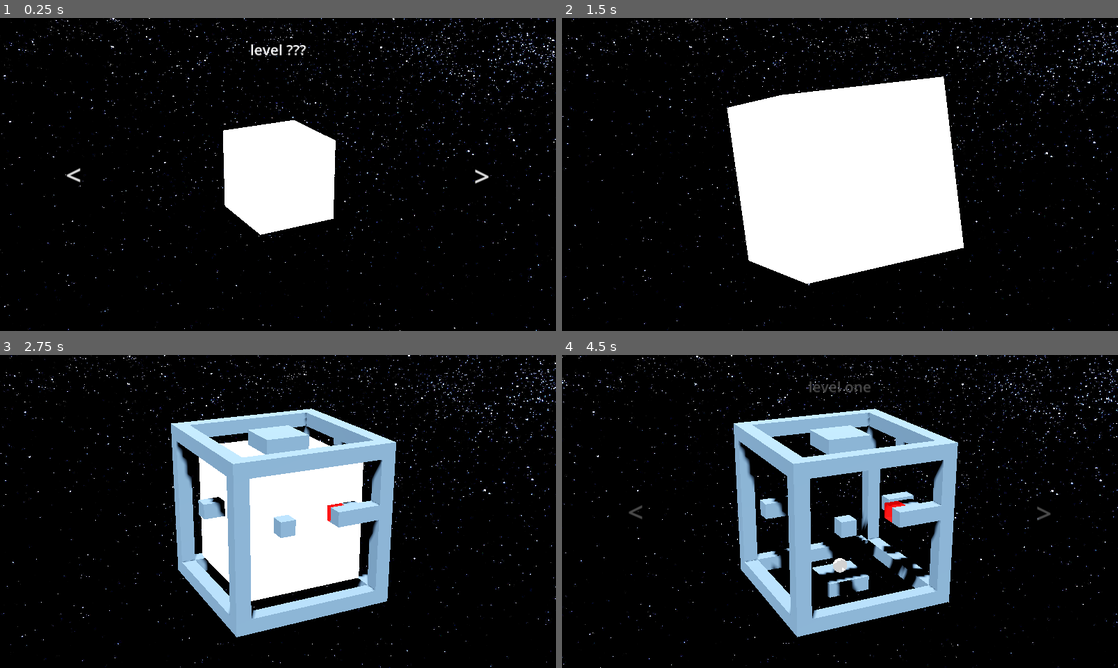
Above: before the commit, frames 1-4 (two rows, left to right).
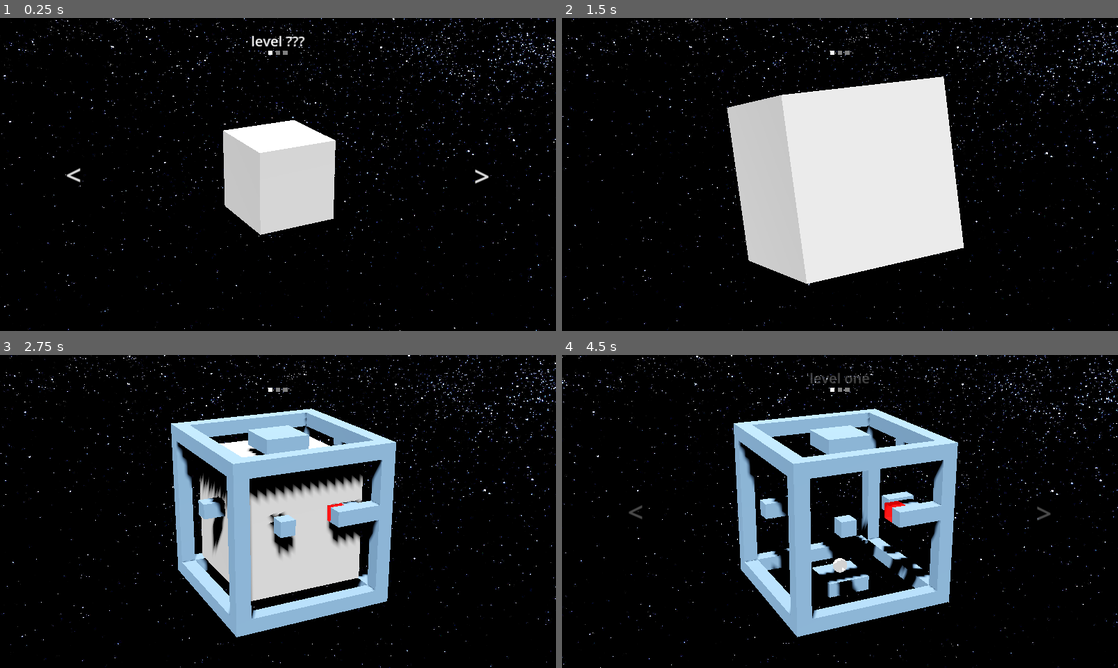
Above: after the commit, the same moments.

Repository: TheNickOfTime/design-challenge-nov
Game: Godot game, scene res://Scenes/puzzle_box_test.tscn
The game is run twice, just before and just after one commit, with the same random seed, the same clock (stepped at 60 frames per second) and the same inputs.
Inputs (mouse positions are in pixels of both pictures, inside the frame that each line leads up to):
- Up to frame 1 (0.25 s): no input
- Up to frame 2 (1.5 s): move the mouse to (962, 158) at 0.52 s; hold D (rotate_cube_right) 0.53-1.28 s; hold Up (rotate_cube) 0.53-1.28 s; click (962, 158) at 0.67 s; move the mouse to (728, 190) at 1.27 s; hold S (rotate_cube_down) from 1.28 s (still down); tap Up (rotate_cube) at 1.35 s
- Up to frame 3 (2.75 s): move the mouse to (333, 442) at 2.02 s; release S (rotate_cube_down) at 2.03 s; hold D (rotate_cube_right) from 2.03 s (still down); hold Up (rotate_cube) from 2.03 s (still down)
- Up to frame 4 (4.5 s): move the mouse to (812, 574) at 2.77 s; release D (rotate_cube_right) at 2.78 s; release Up (rotate_cube) at 2.78 s; hold W (rotate_cube_up) 2.78-3.53 s; tap Up (rotate_cube) at 2.85, 4.35 s; click (812, 574) at 2.92 s; tap Enter at 3.5 s; move the mouse to (1006, 558) at 3.52 s; hold Up (rotate_cube) 3.53-4.28 s; hold A (rotate_cube_left) from 3.53 s (still down); tap Space at 4.25 s; move the mouse to (673, 464) at 4.27 s

The runs differ from the first frame. In frame 1, 5.4% of the frame differs, in the area x 40-61%, y 5-70%; in frame 2, 5.5%; in frame 3, 8.2%, in the area x 35-66%, y 10-79%; in frame 4, 0.3%.
Error before the commit: Invalid access to property or key 'transform' on a base object of type 'null instance'. (res://Scripts/PuzzleBoxManager.gd:112)
Error after the commit: Invalid access to property or key 'transform' on a base object of type 'null instance'. (res://Scripts/PuzzleBoxManager.gd:104)

Commit message:
Adding level indicators to UI

Diff:
--- a/Scenes/puzzle_box_test.tscn
+++ b/Scenes/puzzle_box_test.tscn
@@ -44,7 +44,6 @@
 size = Vector3(1.11, 1.11, 1.11)
 
 [sub_resource type="StandardMaterial3D" id="StandardMaterial3D_1aje6"]
-emission_enabled = true
 emission = Color(1, 1, 1, 1)
 
 [node name="puzzle_box_test" type="Node3D"]
@@ -67,6 +66,7 @@
 grow_vertical = 2
 size_flags_horizontal = 3
 script = ExtResource("2_ogw50")
+inactive_color = Color(0.5, 0.5, 0.5, 1)
 
 [node name="Label_LevelText" type="Label" parent="UI/HUD"]
 custom_minimum_size = Vector2(400, 40)
@@ -74,12 +74,11 @@
 anchors_preset = 5
 anchor_left = 0.5
 anchor_right = 0.5
-offset_left = -112.5
-offset_top = 50.0
-offset_right = 112.5
-offset_bottom = 79.0
-grow_horizontal = 2
-scale = Vector2(1.04211, 1.04211)
+offset_left = -200.0
+offset_top = 30.0
+offset_right = 200.0
+offset_bottom = 70.0
+grow_horizontal = 2
 pivot_offset = Vector2(200, 20)
 text = "level ???"
 label_settings = ExtResource("2_08hyc")
@@ -153,6 +152,24 @@
 text = ">"
 icon_alignment = 1
 
+[node name="Level_Indicators" type="HBoxContainer" parent="UI/HUD"]
+layout_mode = 1
+anchors_preset = 10
+anchor_right = 1.0
+offset_top = 75.0
+offset_bottom = 85.0
+grow_horizontal = 2
+pivot_offset = Vector2(640, 5)
+theme_override_constants/separation = 7
+alignment = 1
+
+[node name="Indicator" type="ColorRect" parent="UI/HUD/Level_Indicators"]
+custom_minimum_size = Vector2(10, 10)
+layout_mode = 2
+offset_left = 635.0
+offset_right = 645.0
+offset_bottom = 10.0
+
 [node name="PuzzleBoxManager" type="Node3D" parent="."]
 script = ExtResource("1_f23ct")
 puzzles = [ExtResource("7_1s8uu"), ExtResource("7_1s8uu"), ExtResource("7_1s8uu")]
@@ -175,6 +192,7 @@
 [connection signal="change_level" from="UI/HUD" to="PuzzleBoxManager" method="_on_hud_change_level"]
 [connection signal="button_up" from="UI/HUD/Button_Left" to="UI/HUD" method="_on_button_select_left_button_up"]
 [connection signal="button_up" from="UI/HUD/Button_Right" to="UI/HUD" method="_on_button_select_right_button_up"]
+[connection signal="initialize_levels" from="PuzzleBoxManager" to="UI/HUD" method="_on_puzzle_box_manager_initialize_levels"]
 [connection signal="new_level" from="PuzzleBoxManager" to="UI/HUD" method="_on_puzzle_box_manager_new_level"]
 [connection signal="pause" from="PuzzleBoxManager" to="UI/HUD" method="_on_puzzle_box_manager_pause"]
 [connection signal="pause" from="PuzzleBoxManager" to="PuzzleBoxManager/Camera" method="_on_puzzle_box_manager_pause"]
--- a/Scripts/HUD.gd
+++ b/Scripts/HUD.gd
@@ -10,10 +10,22 @@
 @onready var button_left : Button = $Button_Left
 @onready var button_right : Button = $Button_Right
 
+@export var active_color : Color = Color.WHITE
+@export var inactive_color : Color = Color.DARK_GRAY
+
 var level_text_tween : Tween
 var complete_text_tween : Tween
 var button_left_tween : Tween
 var button_right_tween: Tween
+
+var level_dictionary = [
+	"one",
+	"two",
+	"three",
+	"four",
+	"five"
+]
+
 
 func _ready():
 	complete_text.visible = false
@@ -82,7 +94,17 @@
 	pass
 
 
-func _on_puzzle_box_manager_new_level(level_name : String):
+func _on_puzzle_box_manager_new_level(level_index : int):
+	var level_name : String
+
+	if level_index == -1:
+		level_name = "???"
+	else:
+		level_name = level_dictionary[level_index]
+		for i in $Level_Indicators.get_child_count():
+			var color = active_color if i == level_index else inactive_color
+			$Level_Indicators.get_child(i).color = color
+
 	level_text.text = "level " + level_name
 
 
@@ -93,3 +115,12 @@
 
 func _on_puzzle_box_manager_pause(is_paused):
 	fade_buttons(is_paused)
+
+
+func _on_puzzle_box_manager_initialize_levels(count):
+	var indicator : Node = $Level_Indicators/Indicator
+
+	for i in count - 1:
+		var new_indicator = indicator.duplicate()
+		new_indicator.color = inactive_color
+		$Level_Indicators.add_child(new_indicator)
--- a/Scripts/PuzzleBoxManager.gd
+++ b/Scripts/PuzzleBoxManager.gd
@@ -2,8 +2,9 @@
 
 #Signals------------------------------------------------------------------------
 signal rotate_event(is_rotating : bool)
-signal new_level(level_name : String)
+signal new_level(level_index : int)
 signal pause(is_paused : bool)
+signal initialize_levels(count : int)
 #signal freeze_input(is_frozen : bool)
 
 #Export variables---------------------------------------------------------------
@@ -30,22 +31,13 @@
 var is_paused : bool
 
 
-var level_dictionary = [
-	"one",
-	"two",
-	"three",
-	"four",
-	"five"
-]
-
 func _ready():
 #	print(camera)
-	var players = get_tree().get_nodes_in_group("Player")
-	for player in players:
-		pass
-
-
-
+#	var players = get_tree().get_nodes_in_group("Player")
+#	for player in players:
+#		pass
+
+	emit_signal("initialize_levels", puzzles.size())
 	pause_game(true)
 	swap_puzzle(puzzles[current_level_index])
 
@@ -169,7 +161,7 @@
 	#Remove old level
 	if old_scene != null:
 		remove_child(old_scene)
-		emit_signal("new_level", "???")
+		emit_signal("new_level", -1)
 
 	#Rotate Cube
 	play_new_sound(transition_sounds[0])
@@ -190,7 +182,7 @@
 	#Add new level
 	add_child(new_scene)
 	puzzle_box = new_scene
-	emit_signal("new_level", level_dictionary[current_level_index])
+	emit_signal("new_level", current_level_index)
 
 	#Connect signals
 	rotate_event.connect(puzzle_box.get_node("Player")._on_puzzle_box_rotate_event)
